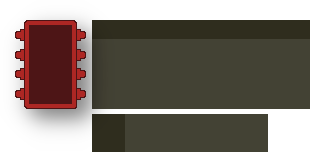
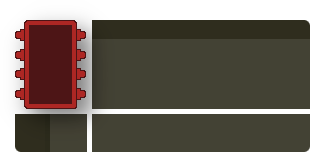
Before/after of a 310 x 152 layered artwork. What changed in the layer stack:
painted on "processes" over [304, 20, 310, 26]
added layer "top right #6" above "header" over [304, 20, 310, 26]
moved "header" out of group "green", painted on it over [304, 20, 310, 26]
added layer "bottom left #6" above "bottom right #7" over [15, 145, 22, 152]
added layer "bottom right #7" (90%) above "label" over [303, 145, 310, 152]
renamed "data" to "label", moved it out of group "green", painted on it over [15, 114, 125, 152]
renamed "transparency" to "data", moved it out of group "green", painted on it over [48, 114, 310, 152]
